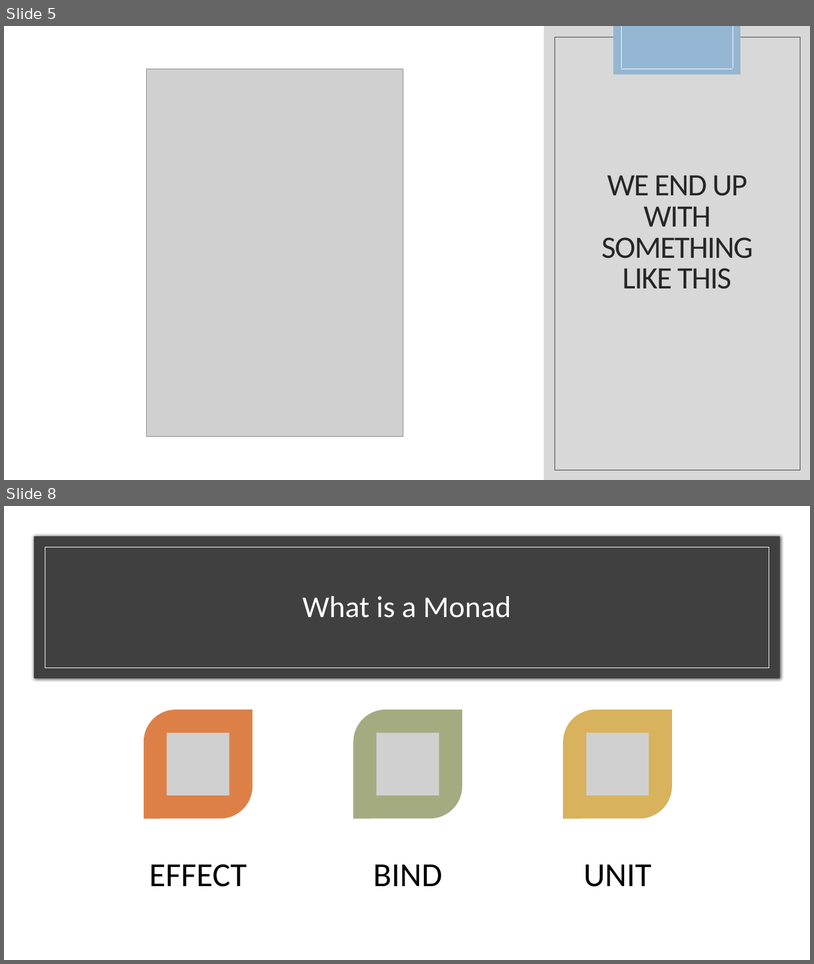
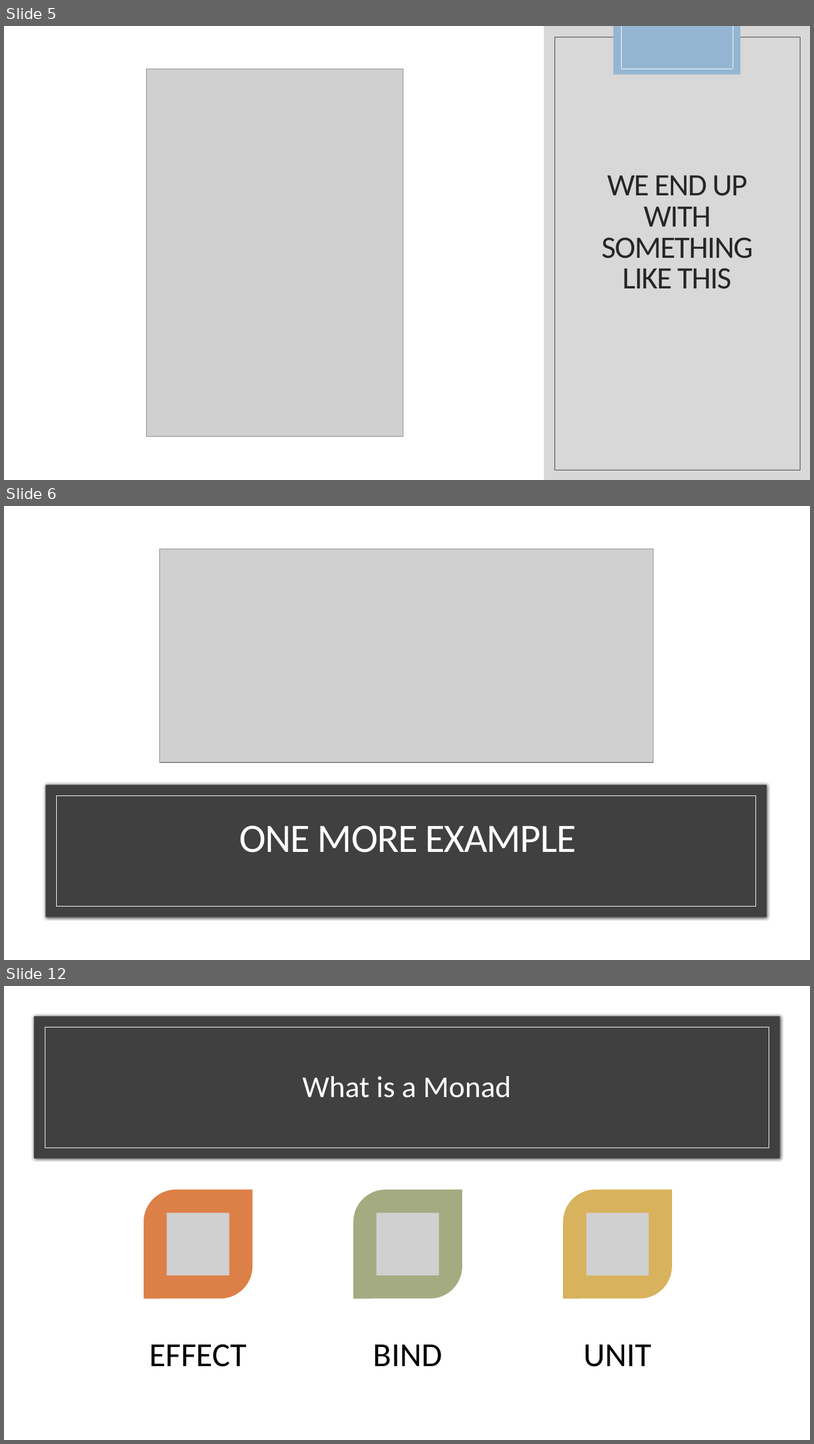
Before and after one commit to kemiller2002/monad-talk, a slide deck: presentation/monads.pptx. Shown one above the other, each under a label of ours: slides 5 and 8 before the commit, slides 5, 6 and 12 after it; the slides between them are not shown. The pictures are 814x964 and 814x1444 pixels, drawn with LibreOffice and Linux fonts; fonts in the diff are those of the drawing; grey boxes stand for pictures; background and template pictures are left out; a plain dark background stands for a picture behind light text. Boxes give left, top, right and bottom in pixels: in the first picture for what was removed or moved away, otherwise in the second. Text is boxed around its words. In the diff, an @@ line names an element or a change of style, - is before the commit and + after.

```diff
--- a/presentation/monads.pptx
+++ b/presentation/monads.pptx
@@ slide 6 added at [4,506,810,960], background picture (left out) @@
@@ rectangle added at [4,506,810,960], fill #EBDDC3 @@
@@ rectangle added at [4,506,810,960], fill #FFFFFF @@
@@ picture added at [160,549,654,762] @@
@@ rectangle added at [90,590,724,875], fill #FFFFFF @@
@@ rectangle added at [46,785,767,917], fill #404040 @@
@@ rectangle added at [57,796,756,906], outline #FFFFFF 0.5 pt @@
@@ title added at [240,825,576,852], 48 pt, text #FFFFFF @@
+ONE MORE EXAMPLE
@@ what was slide 8 is now slide 12 @@
```
Also in this commit, not shown: 1 slide changed, 8 other slides added, 2 slides removed, 3 other files.
